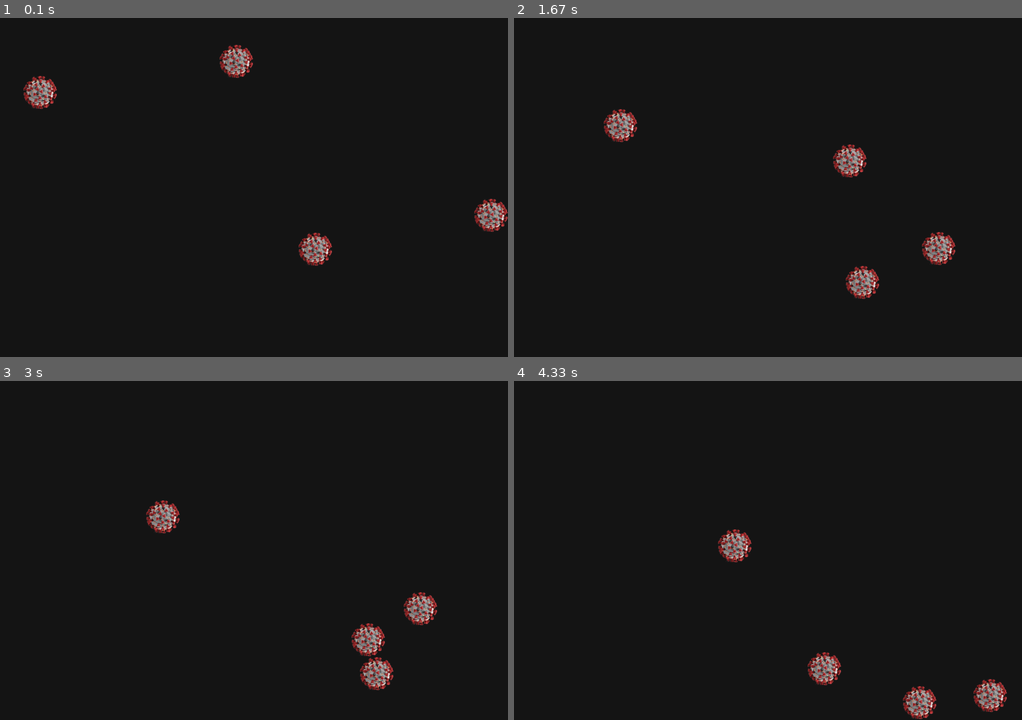
Above: before the commit, frames 1-4 (two rows, left to right).
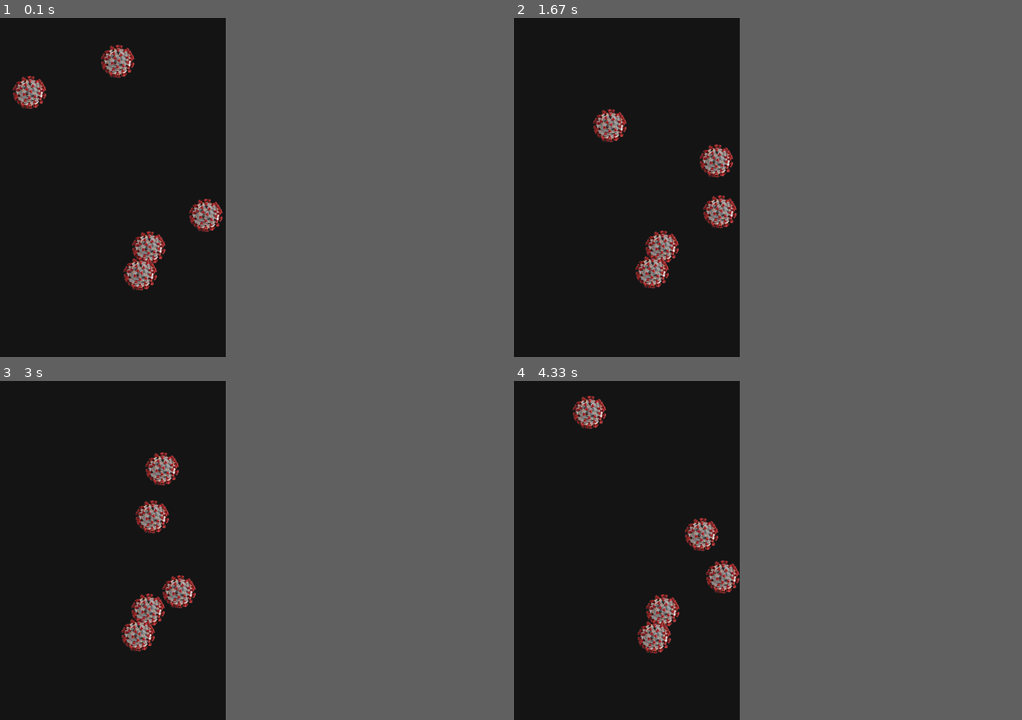
Above: after the commit, the same moments.

Repository: Tornike-Skhulukhia/covid19_game
Game: pygame game, started from stop_covid/stop_covid19_game.py
Two runs of this game, one before a commit and one after it. Both use one fixed random seed, a clock stepped at 60 frames per second and the inputs below.
Inputs:
- Up to frame 1 (0.1 s): no input
- Up to frame 2 (1.67 s): no input
- Up to frame 3 (3 s): no input
- Up to frame 4 (4.33 s): no input
In our replay, the window is 720x480 before the commit and 320x480 after it. These sizes can differ from the game's own. Grey fills any space a smaller window leaves; there, only what the larger window draws over its background counts as a difference.

The runs differ from the first frame. In frame 1, 3.9% of the frame differs, in the area x 2-100%, y 7-81%; in frame 2, 3.9%; in frame 3, 3.9%; in frame 4, 4.2%, in the area x 11-98%, y 4-100%.

Commit message:
some changes...

Diff:
--- a/stop_covid/stop_covid19_game.py
+++ b/stop_covid/stop_covid19_game.py
@@ -2,9 +2,11 @@
 import pygame
 import random
 import time
+import numpy as np
+import re
 
 # define things
-WIDTH = 720
+WIDTH = 320
 HEIGHT = 480
 SCREEN_SIZE = (WIDTH, HEIGHT)
 BG_COLOR = (20, 20, 20)
@@ -12,12 +14,12 @@
 # initialize
 pygame.display.init()
 
-pygame.mixer.pre_init(44100, -16, 1, 512)
-pygame.mixer.init()
+# pygame.mixer.pre_init(44100, -16, 1, 512)
+# pygame.mixer.init()
 
 screen = pygame.display.set_mode(SCREEN_SIZE)
 
-WALL_HIT_SOUND = pygame.mixer.Sound('audio/basic_fist_hit.wav')
+# WALL_HIT_SOUND = pygame.mixer.Sound('audio/basic_fist_hit.wav')
 
 # ICON = pygame.image.load('enemy_100px.png')
 # pygame.display.set_icon(ICON)
@@ -33,11 +35,13 @@
     def __init__(self, screen, img='img/enemy_48.png', speed_x=2, speed_y=2, x=0, y=0, groups=[]):
         super().__init__(*groups)
         self.screen = screen
+        # self.img = pygame.image.load(img)
         self.img = pygame.image.load(img)
         self.rect = self.img.get_rect()
         self.rect.x = x
         self.rect.y = y
         self.mask = pygame.mask.from_surface(self.img)
+        self.mass = 4/3 * np.pi * (int(re.search(r'(\d{1,3})\.png',img).group(1)) // 2 )**3
 
         self.speed_x = speed_x
         self.speed_y = speed_y
@@ -45,13 +49,28 @@
         self.update_y_width = self.rect.height + abs(self.speed_y)
 
 
-    def increase_speed_by(self, x_num, y_num):
-        self.speed_x += x_num
-        self.speed_y += y_num
+
+    def get_mass(self):
+        return self.mass
+
+
+    def get_speed(self):
+        return (self.speed_x, self.speed_y)
+
+
+    def set_speed(self, x_num, y_num):
+        self.speed_x = x_num
+        self.speed_y = y_num
 
         # update rectangles for updates
         self.update_x_width = self.rect.width + abs(self.speed_x)
         self.update_y_width = self.rect.height + abs(self.speed_y)
+
+
+    def increase_speed_by(self, delta_x, delta_y):
+        x, y = self.get_speed()
+        self.set_speed(x + delta_x, y + delta_y)
+
 
     def draw(self):
         self.screen.blit(self.img, self.rect)
@@ -118,13 +137,17 @@
         return update_region
 
 
+
 # def main():
-enemies_num = 4
+enemies_num = 5
 enemy_pics = [
+                # 'img/enemy_16.png',
+                # 'img/enemy_32.png',
                 'img/enemy_48.png',
                 # 'img/enemy_64.png',
                 # 'img/enemy_84.png',
                 # 'img/enemy_84.png',
+                # 'img/enemy_84.png',
             ] * enemies_num
 
 
@@ -133,6 +156,9 @@
 enemies = [
             Enemy(
                 screen=screen,
+                # x=random.choice(range((WIDTH // enemies_num) *i, (WIDTH // enemies_num)  * (i+1))),
+                # y=random.choice(range((HEIGHT // enemies_num) *i, (HEIGHT // enemies_num)  * (i+1))),
+
                 x=random.choice(range(WIDTH)),
                 y=random.choice(range(HEIGHT)),
                 speed_x=random.randint(1, 3),
@@ -150,7 +176,6 @@
 pygame.display.update()
 
 
-
 FPS = 30
 
 run = 1
@@ -161,29 +186,28 @@
     for event in pygame.event.get():
         if event.type == pygame.QUIT: run = 0
 
+    screen.fill(BG_COLOR)
+    # pygame.display.update()
+
     # redraw enemies
     for enemy in enemies:
-        screen.fill(BG_COLOR, enemy.rect)
+        # screen.fill(BG_COLOR, enemy.rect)
         update_region = enemy.move()
 
-        pygame.display.update(update_region)
+        # pygame.display.update(update_region)
 
         # collisions
         ALL_SPRITES.remove(enemy)
         collided = pygame.sprite.spritecollide(enemy, ALL_SPRITES, False, pygame.sprite.collide_mask)
 
         if collided:
-            # [enemy.reverse_y_speed,enemy.reverse_x_speed][random.choice([0, 1])]()
             enemy.reverse_y_speed()
             enemy.reverse_x_speed()
 
-            enemy.increase_speed_by(1, 1)
-            print('speed increased by 1x1')
-            # breakpoint()
-
         ALL_SPRITES.add(enemy)
 
 
+    pygame.display.update()
     # redraw player
 
 pygame.quit()
Binary file added: stop_covid/img/enemy_16.png
Binary file added: stop_covid/img/enemy_32.png
